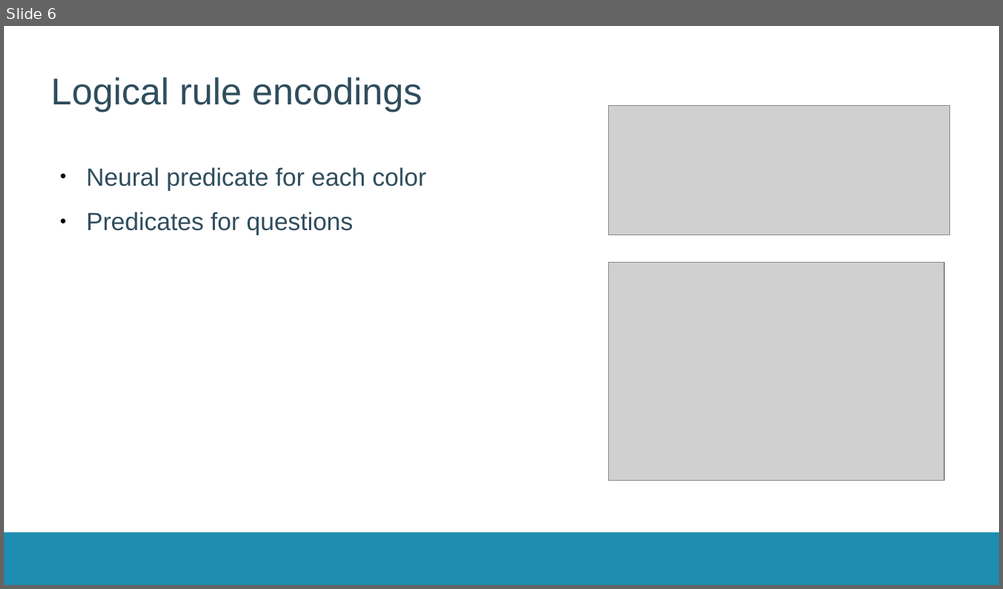
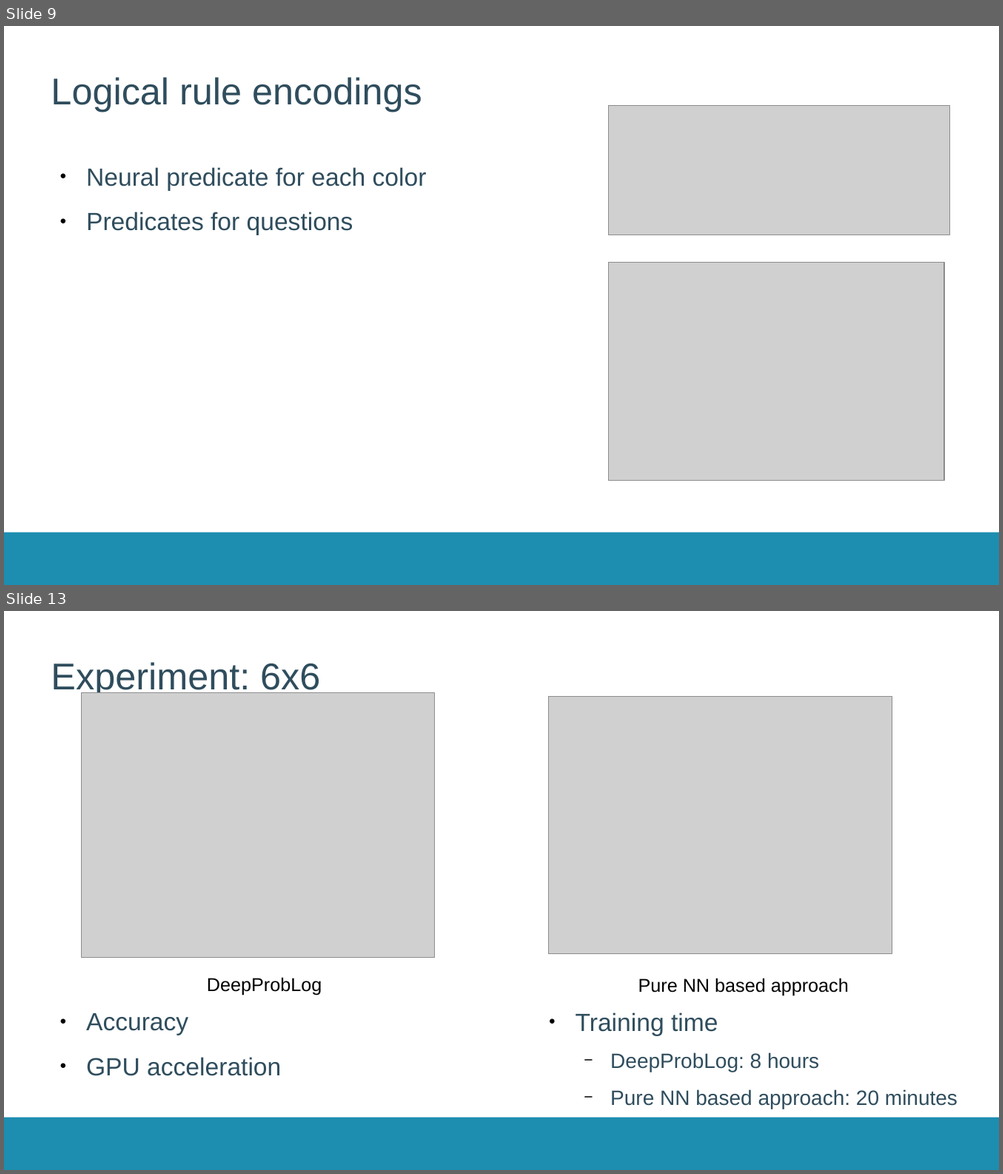
Before and after one commit to JorritWillaert/Capita-Selecta-Neuro-Symbolic-AI, a slide deck: presentation/presentation.odp. Shown one above the other, each under a label of ours: slide 6 before the commit, slides 9 and 13 after it; the slides between them are not shown. The pictures are 1003x589 and 1003x1174 pixels, drawn with LibreOffice and Linux fonts; fonts in the diff are those of the drawing; grey boxes stand for pictures; background and template pictures are left out. Boxes give left, top, right and bottom in pixels: in the first picture for what was removed or moved away, otherwise in the second. Text is boxed around its words. In the diff, an @@ line names an element or a change of style, - is before the commit and + after.

```diff
--- a/presentation/presentation.odp
+++ b/presentation/presentation.odp
@@ slide 13 added at <box>4,611,999,1170</box>, background #FFFFFF; not listed: 1 template element that a slide beside it also shows @@
@@ title added at <box>51,662,320,697</box>, 36 pt, text #2F4D5D @@
+Experiment: 6x6
@@ picture added at <box>82,693,435,958</box> @@
@@ picture added at <box>549,697,892,954</box> @@
@@ text added at <box>207,977,321,996</box>, 18 pt, text #000000 @@
+DeepProbLog
@@ text added at <box>638,978,848,997</box>, 18 pt, text #000000 @@
+Pure NN based approach
@@ text added at <box>86,1014,281,1076</box>, 24 pt, text #2F4D5D @@
+● Accuracy
+● GPU acceleration
@@ text added at <box>575,1013,957,1109</box>, 20 pt, text #2F4D5D @@
+● Training time
+  − DeepProbLog: 8 hours
+  − Pure NN based approach: 20 minutes
@@ what was slide 6 is now slide 9 @@
```
Also in this commit, not shown: 1 slide changed, 10 other slides added, 2 slides removed, 1 other file.
